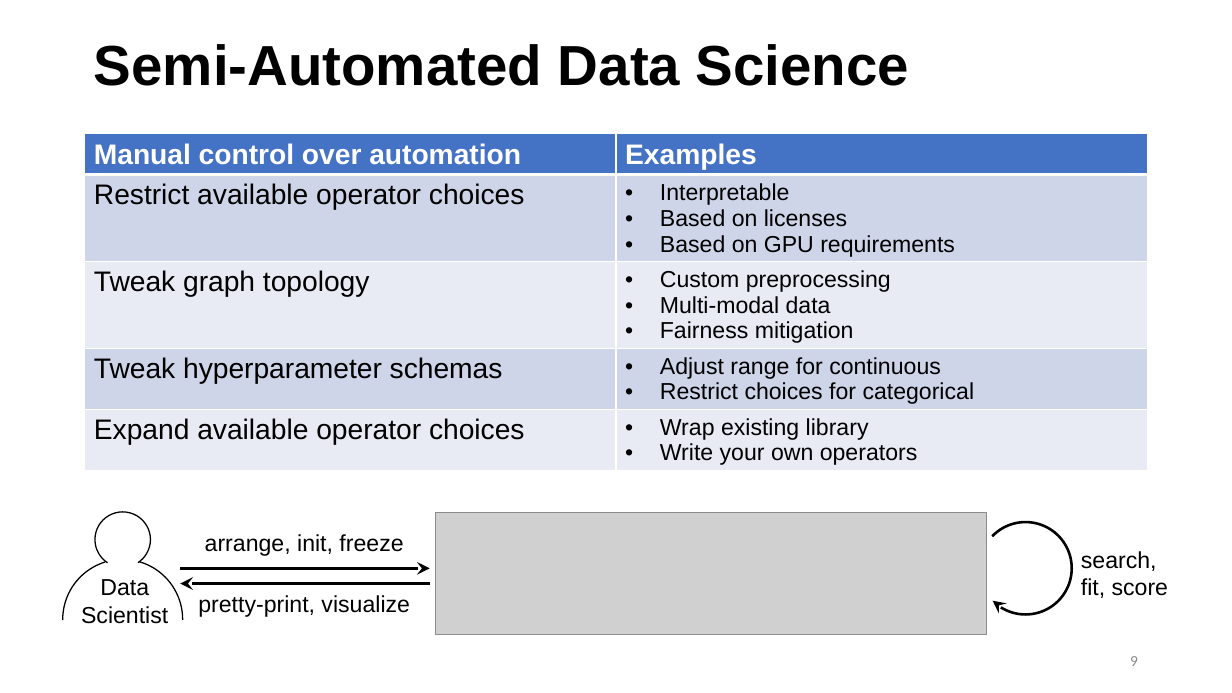
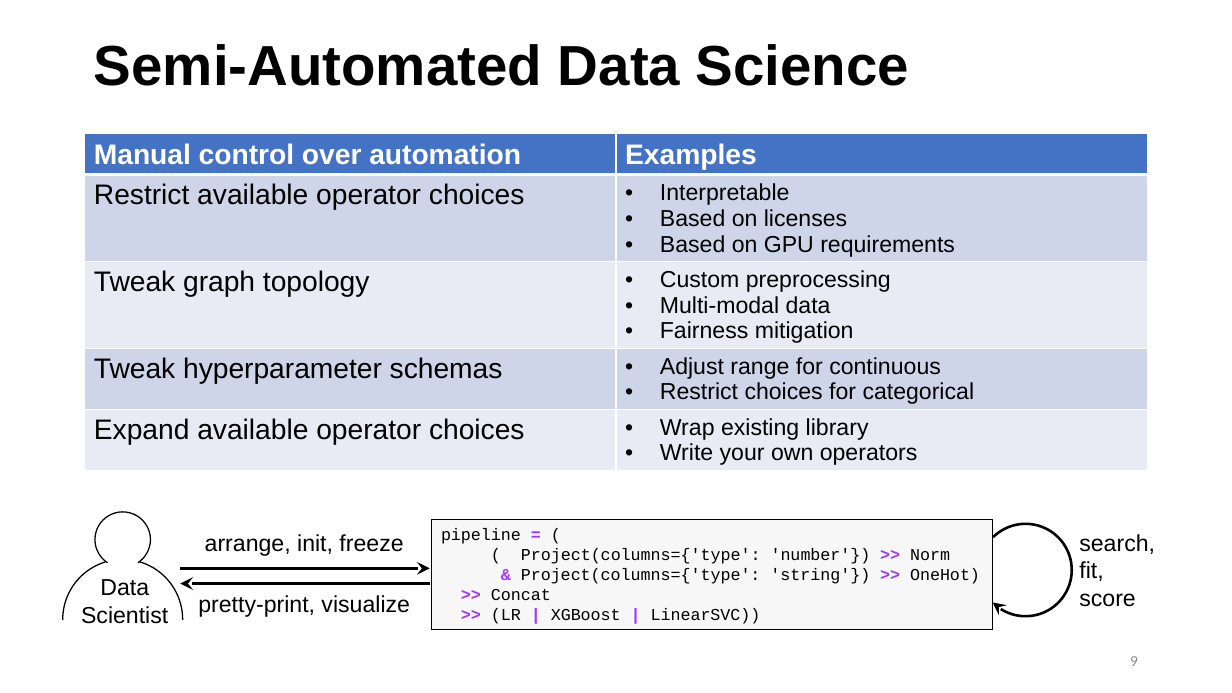
Before and after one commit to IBM/lale, a slide deck: slide 9 of talks/2019-1105-lale.pptx. Drawn at 1232x693 pixels with LibreOffice and Linux fonts; fonts in the diff are those of the drawing; grey boxes stand for pictures. Boxes give left, top, right and bottom in pixels: in the first picture for what was removed or moved away, otherwise in the second. Text is boxed around its words. In the diff, an @@ line names an element or a change of style, - is before the commit and + after.

```diff
--- a/talks/2019-1105-lale.pptx
+++ b/talks/2019-1105-lale.pptx
@@ rectangle added at <box>432,519,993,629</box>, fill #F7F7F7, outline #000000 0.75 pt, 13 pt, text #000000 @@
+pipeline = (
+( Project(columns={'type': 'number'}) >> Norm
+& Project(columns={'type': 'string'}) >> OneHot)
+>> Concat
+>> (LR | XGBoost | LinearSVC))
@@ picture removed at <box>435,513,986,635</box> @@
@@ arc (boxed as its full ellipse) at <box>980,524,1072,616</box>: proportions changed @@
@@ text "search, fit, score" rewrapped from <box>1081,551,1168,598</box> to <box>1079,534,1155,607</box> @@
```
Also in this commit, not shown: 3 other files.
